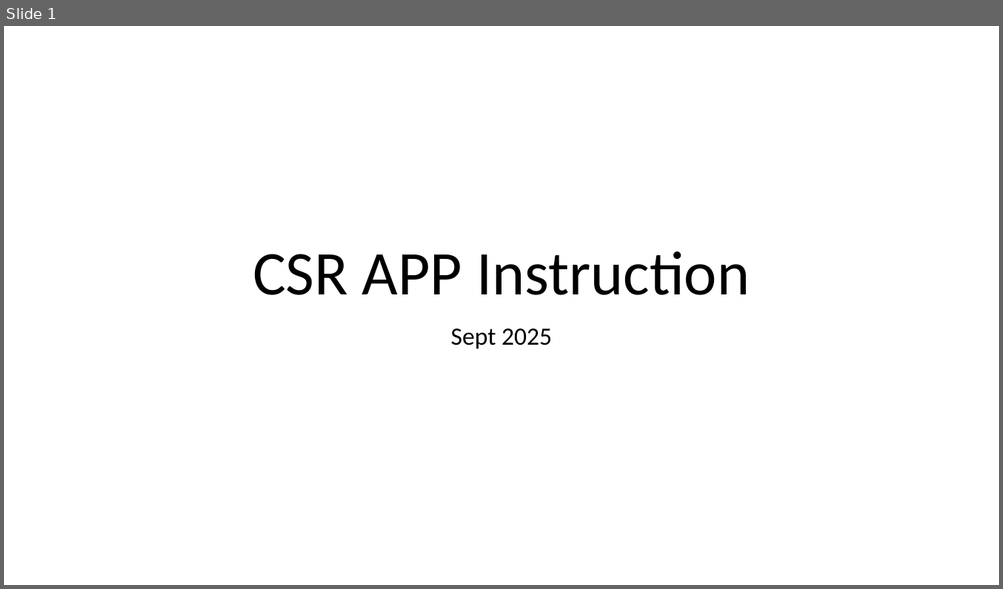
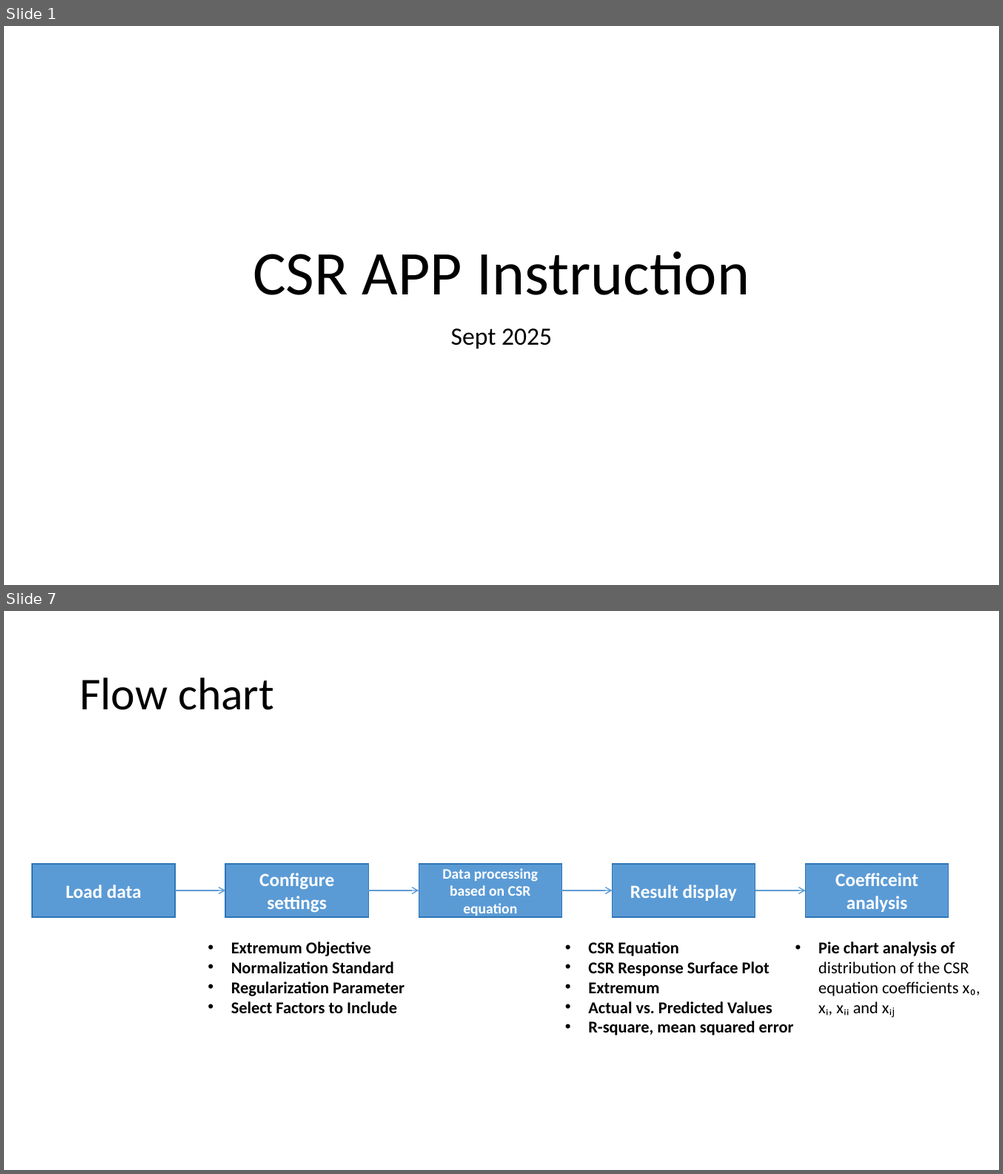
Before and after one commit to cuzno200161/CSR-software, a slide deck: CSR APP Instruction.pptx. Shown one above the other, each under a label of ours: slide 1 before the commit, slides 1 and 7 after it; the slides between them are not shown. The pictures are 1003x589 and 1003x1174 pixels, drawn with LibreOffice and Linux fonts; fonts in the diff are those of the drawing. Boxes give left, top, right and bottom in pixels: in the first picture for what was removed or moved away, otherwise in the second. Text is boxed around its words. In the diff, an @@ line names an element or a change of style, - is before the commit and + after.

```diff
--- a/CSR APP Instruction.pptx
+++ b/CSR APP Instruction.pptx
@@ slide 7 added at [4,611,999,1170], background #FFFFFF @@
@@ title added at [79,678,274,710], 44 pt, text #000000 @@
+Flow chart
@@ rectangle added at [32,864,176,917], fill #5B9BD5, outline #2E75B6 1 pt, 18 pt, text #FFFFFF, bold @@
+Load data
@@ rectangle added at [225,864,369,917], fill #5B9BD5, outline #2E75B6 1 pt, 18 pt, text #FFFFFF, bold @@
+Configure settings
@@ rectangle added at [419,864,562,917], fill #5B9BD5, outline #2E75B6 1 pt, 14 pt, text #FFFFFF, bold @@
+Data processing
+based on CSR equation
@@ rectangle added at [612,864,755,917], fill #5B9BD5, outline #2E75B6 1 pt, 18 pt, text #FFFFFF, bold @@
+Result display
@@ rectangle added at [805,864,948,917], fill #5B9BD5, outline #2E75B6 1 pt, 18 pt, text #FFFFFF, bold @@
+Coefficeint analysis
@@ arrow added from (175, 891) to (225, 891), #5B9BD5 1 pt @@
@@ arrow added from (368, 891) to (419, 891), #5B9BD5 1 pt @@
@@ arrow added from (561, 891) to (612, 891), #5B9BD5 1 pt @@
@@ arrow added from (755, 891) to (805, 891), #5B9BD5 1 pt @@
@@ text added at [231,942,404,1014], 16 pt, text #000000, bold @@
+• Extremum Objective
+• Normalization Standard
+• Regularization Parameter
+• Select Factors to Include
@@ text added at [588,942,794,1036], 16 pt, text #000000, bold @@
+• CSR Equation
+• CSR Response Surface Plot
+• Extremum
+• Actual vs. Predicted Values
+• R-square, mean squared error
@@ text added at [818,942,980,1018], 16 pt, text #000000 @@
+• Pie chart analysis of distribution of the CSR equation coefficients x₀, xᵢ, xᵢᵢ and xᵢⱼ
```
Also in this commit, not shown: 5 slides changed, 6 other slides added, 1 slide removed, 1 other file.
